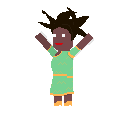
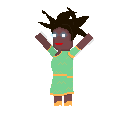
The second 128x128 image is a revision of the first. Changes to its layers:
added layer "Layer 3" above "Layer 2" over (50, 27, 73, 55)
